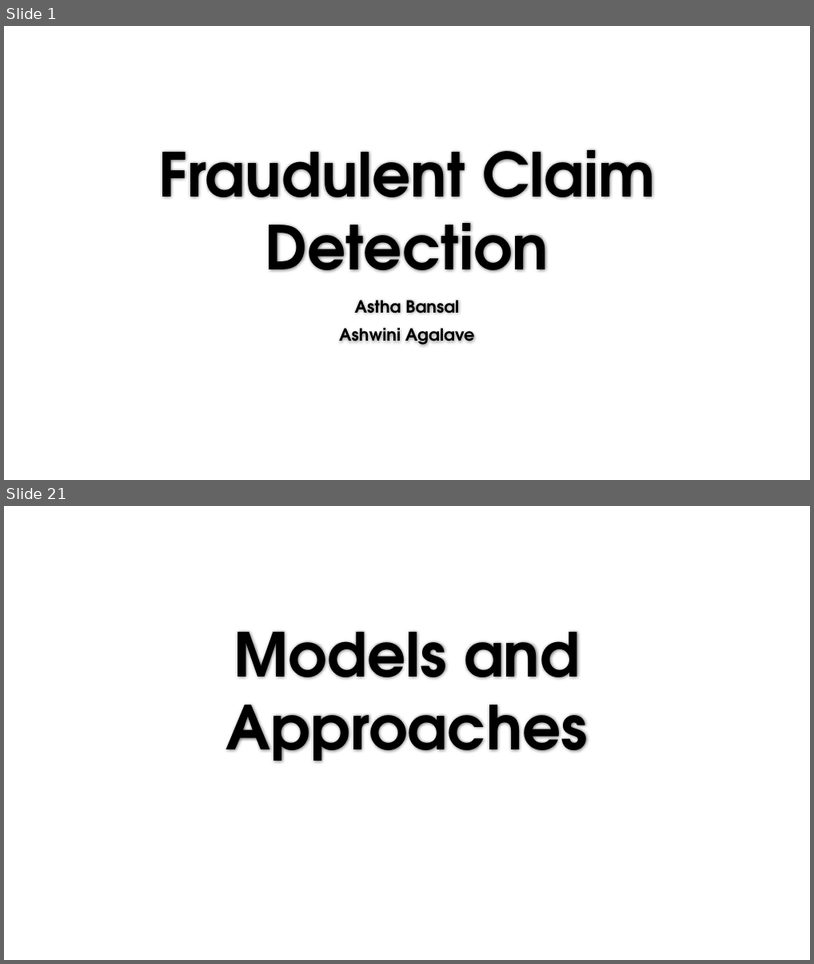
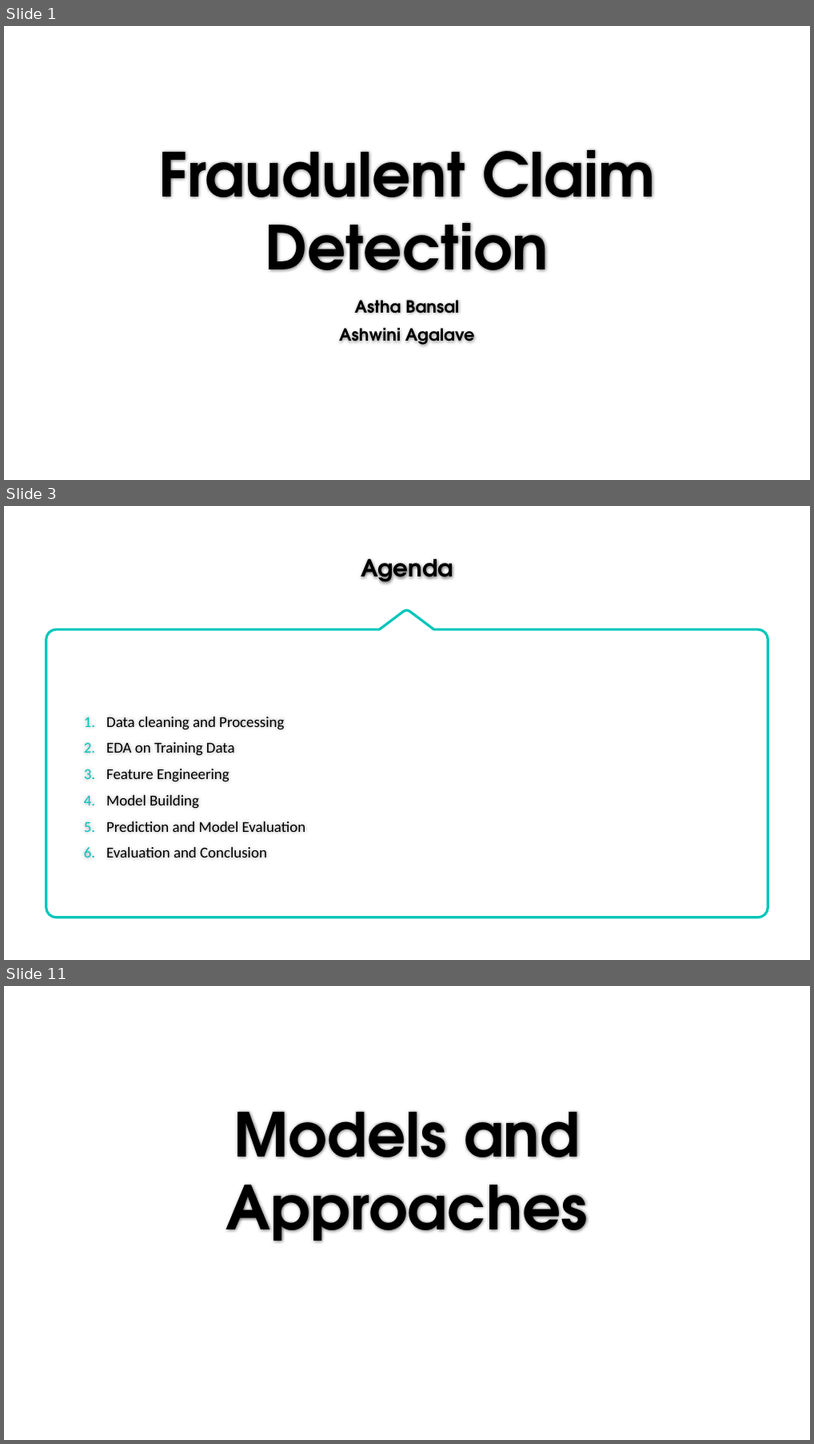
Before and after one commit to AshwiniA/Insurance-Fraud, a slide deck: Fraudulent Claim Detection.pptx. Shown one above the other, each under a label of ours: slides 1 and 21 before the commit, slides 1, 3 and 11 after it; the slides between them are not shown. The pictures are 814x964 and 814x1444 pixels, drawn with LibreOffice and Linux fonts; fonts in the diff are those of the drawing; background and template pictures are left out. Boxes give left, top, right and bottom in pixels: in the first picture for what was removed or moved away, otherwise in the second. Text is boxed around its words. In the diff, an @@ line names an element or a change of style, - is before the commit and + after.

```diff
--- a/Fraudulent Claim Detection.pptx
+++ b/Fraudulent Claim Detection.pptx
@@ slide 3 added at [4,506,810,960], background #FFFFFF @@
@@ title added at [361,559,454,584], 28 pt, text #000000, bold @@
+Agenda
@@ freeform shape added at [46,610,769,916], outline #00C6BB 3 pt @@
@@ text added at [106,716,306,857], 18 pt, text #000000 @@
+1. Data cleaning and Processing
+2. EDA on Training Data
+3. Feature Engineering
+4. Model Building
+5. Prediction and Model Evaluation
+6. Evaluation and Conclusion
@@ what was slide 21 is now slide 11 @@
```
Also in this commit, not shown: 9 slides changed, 2 other slides added, 14 slides removed.
